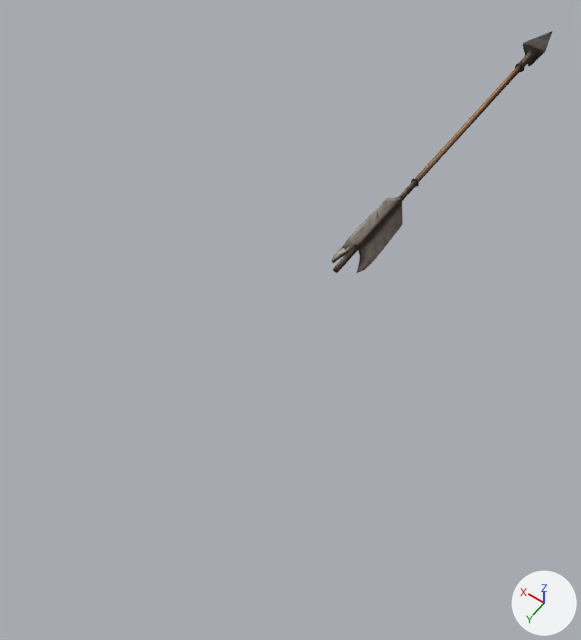
The Blender file Weapons/prod.blend as it was, and as the next commit left it.
Both versions are drawn from a 50 mm lens placed at (-0.155, 0.407, 0.342), pointed at (0.013, 0.172, -0.028). Arrows for +X, +Y and +Z are at lower right; the lights stay in place. The older version comes first. The same objects are shown in both versions, whatever each file hides.

Script lines for the objects in view, before the commit:
```python
me_arrow = bpy.data.meshes.new('Arrow')
me_arrow.from_pydata(...)  # 278 vertices, 260 faces; spans x -0.012..0.011, y -0.148..0.146, z -0.01..0.013
me_arrow.polygons.foreach_set('use_smooth', [True] * 260)
me_arrow.materials.append(mat_arrow_material)  # picture img_arrow_color
ob_arrow = bpy.data.objects.new('Arrow', me_arrow)
ob_arrow.location = (0.0, 0.0, 0.0)
```
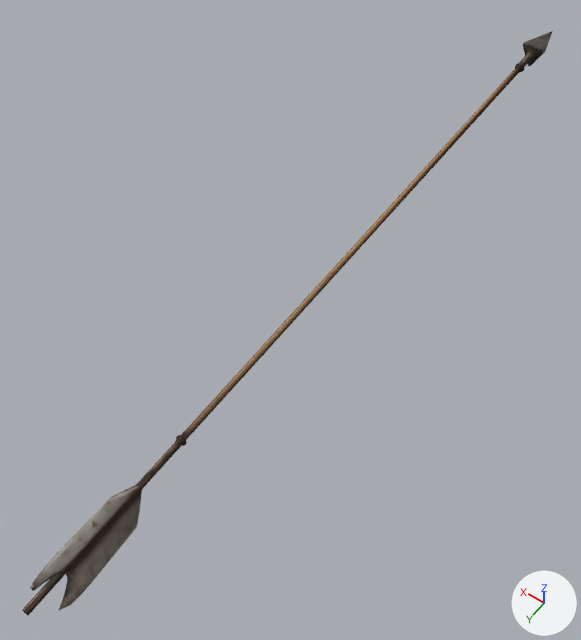
Location of each change, [x1, y1, x2, y2] in pixels of the pictures (581 x 640 px; the box of a moved part takes in the faces that stretch with it):
'Arrow', reshaped (139% wider, 141% taller): before [331, 31, 553, 273]; after [22, 31, 553, 615]
part 1 of me_arrow, moved or reshaped: before [357, 202, 403, 273]; after [58, 490, 142, 611]
part 2 of me_arrow, moved or reshaped: before [342, 197, 401, 249]; after [32, 484, 140, 587]
part 3 of me_arrow, moved or reshaped: before [331, 245, 354, 263]; after [30, 574, 54, 591]
part 4 of me_arrow, moved or reshaped: before [415, 65, 522, 182]; after [180, 65, 522, 440]
part 5 of me_arrow, moved or reshaped: before [411, 178, 419, 187]; after [176, 435, 187, 446]
part 6 of me_arrow, moved or reshaped: before [335, 180, 418, 271]; after [24, 439, 184, 613]
part 7 of me_arrow, moved or reshaped: before [333, 267, 339, 273]; after [22, 608, 30, 615]

What the commit changed:
me_arrow is used by ob_arrow; location (0.0, 0.0, 0.0).
me_arrow had 278 vertices, 260 faces and spanned x -0.012..0.011, y -0.148..0.146, z -0.01..0.013.
me_arrow now has 278 vertices, 260 faces and spans x -0.012..0.011, y -0.148..0.381, z -0.01..0.013.
me_arrow part 1: the loose piece of 32 vertices spanning x -0.012..0.0, y 0.074..0.137, z -0.005..0.001 is moved by (0.0, 0.235, 0.0).
me_arrow part 2: the loose piece of 32 vertices spanning x -0.001..0.002, y 0.074..0.137, z 0.0..0.013 is moved by (0.0, 0.235, 0.0).
me_arrow part 3: the loose piece of 32 vertices spanning x -0.001..0.011, y 0.074..0.137, z -0.008..0.001 is moved by (0.0, 0.235, 0.0).
me_arrow part 4: all 24 vertices in x -0.003..0.003, y 0.056, z -0.003..0.003 are moved by (0.0, 0.223, 0.0).
me_arrow part 5: all 24 vertices in x -0.003..0.003, y 0.057, z -0.003..0.003 are moved by (0.0, 0.224, 0.0).
me_arrow part 6: all 12 vertices in x -0.002..0.002, y 0.058, z -0.002..0.002 are moved by (0.0, 0.225, 0.0).
me_arrow part 7: all 25 vertices in x -0.002..0.002, y 0.145..0.146, z -0.002..0.002 are moved by (0.0, 0.235, 0.0).
